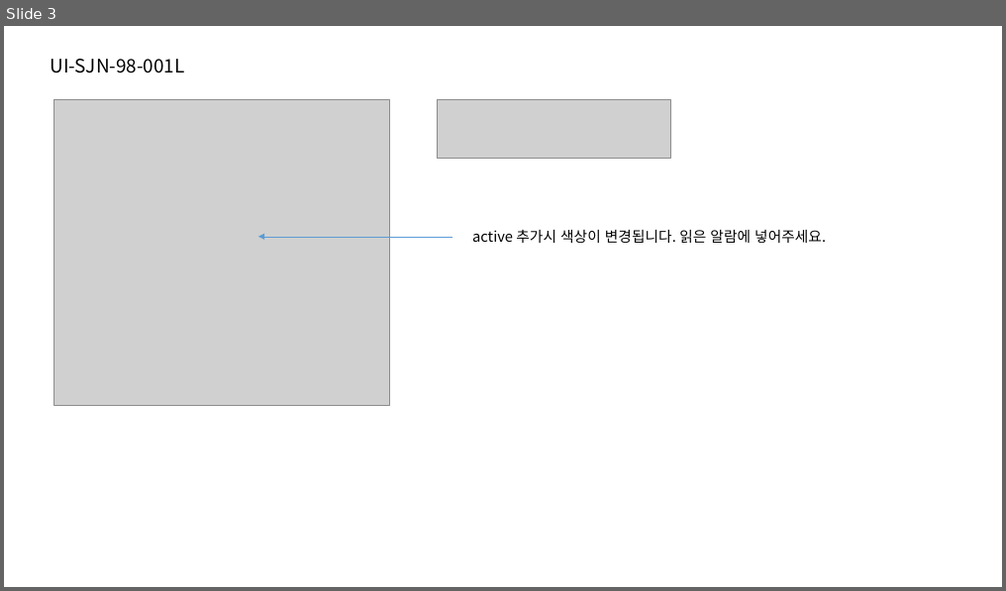
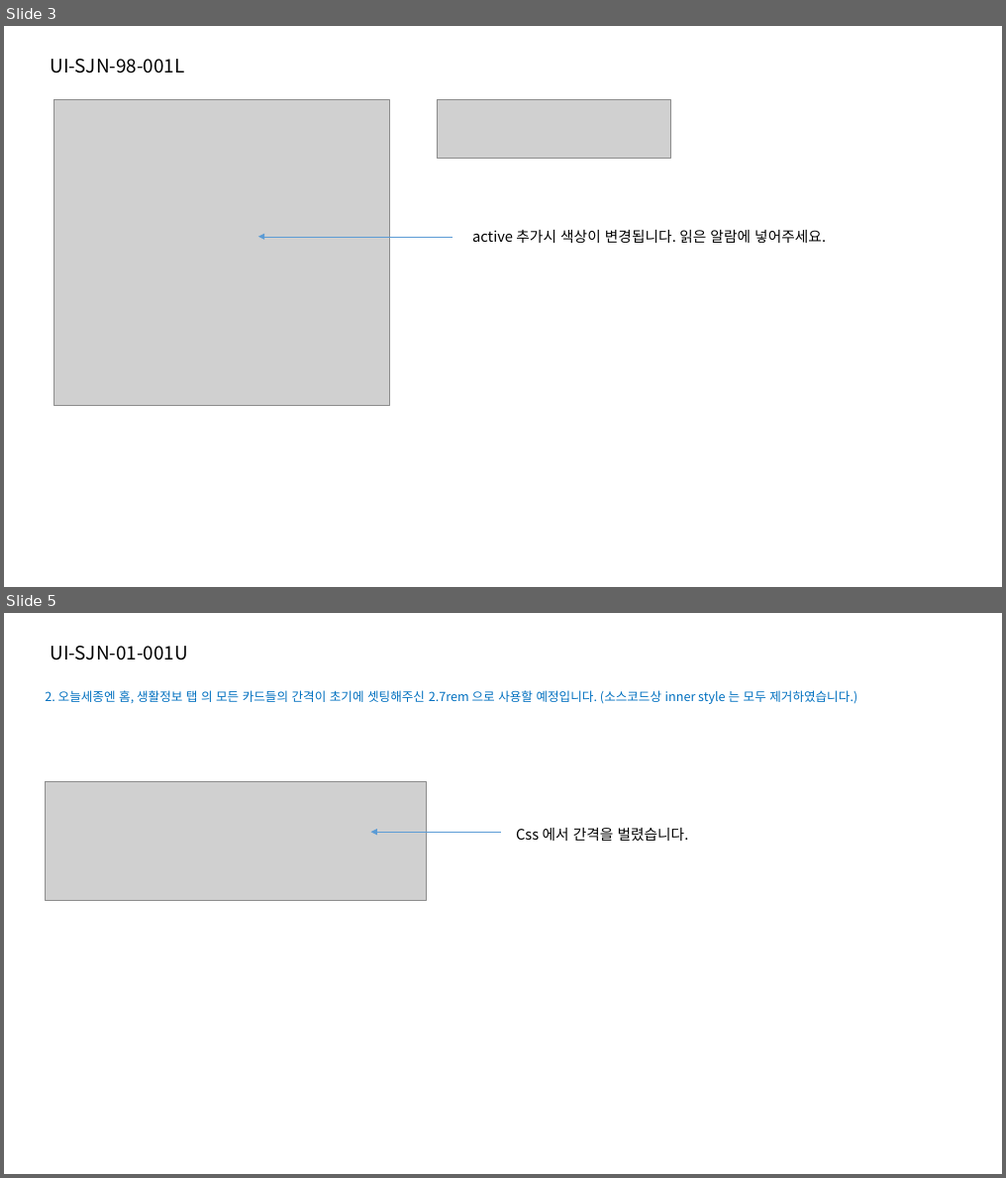
Before and after one commit to jeoungGyy/sejong, a slide deck: ppt/04-14.pptx. Shown one above the other, each under a label of ours: slide 3 before the commit, slides 3 and 5 after it; the slides between them are not shown. The pictures are 1006x591 and 1006x1178 pixels, drawn with LibreOffice and Linux fonts; fonts in the diff are those of the drawing; grey boxes stand for pictures. Boxes give left, top, right and bottom in pixels: in the first picture for what was removed or moved away, otherwise in the second. Text is boxed around its words. In the diff, an @@ line names an element or a change of style, - is before the commit and + after.

```diff
--- a/ppt/04-14.pptx
+++ b/ppt/04-14.pptx
@@ slide 5 added at [4, 613, 1002, 1174], background #FFFFFF @@
@@ text added at [51, 646, 188, 661], 18 pt, text #000000 @@
+UI-SJN-01-001U
@@ text added at [45, 690, 857, 704], 12 pt, text #0070C0 @@
+2. 오늘세종엔 홈, 생활정보 탭 의 모든 카드들의 간격이 초기에 셋팅해주신 2.7rem 으로 사용할 예정입니다. (소스코드상 inner style 는 모두 제거하였습니다.)
@@ picture added at [46, 781, 426, 900] @@
@@ arrow added from (501, 833) to (371, 833), #5B9BD5 0.5 pt @@
@@ text added at [516, 828, 689, 841], 14 pt, text #000000 @@
+Css 에서 간격을 벌렸습니다.
```
Also in this commit, not shown: 5 other slides added, 5 other files.
